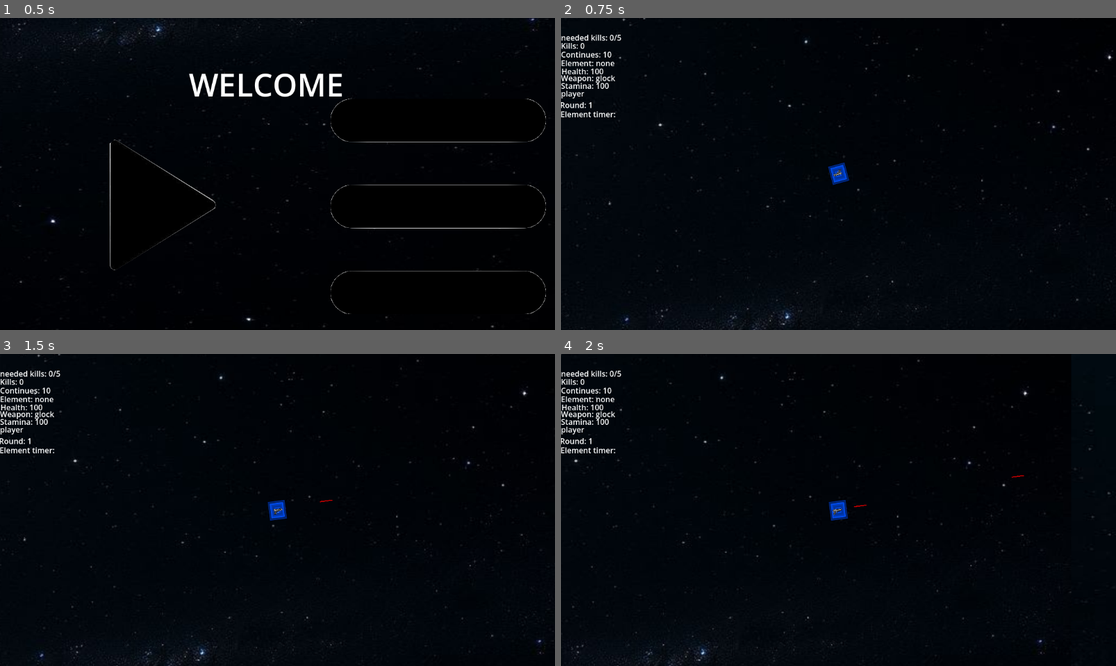
Above: before the commit, frames 1-4 (two rows, left to right).
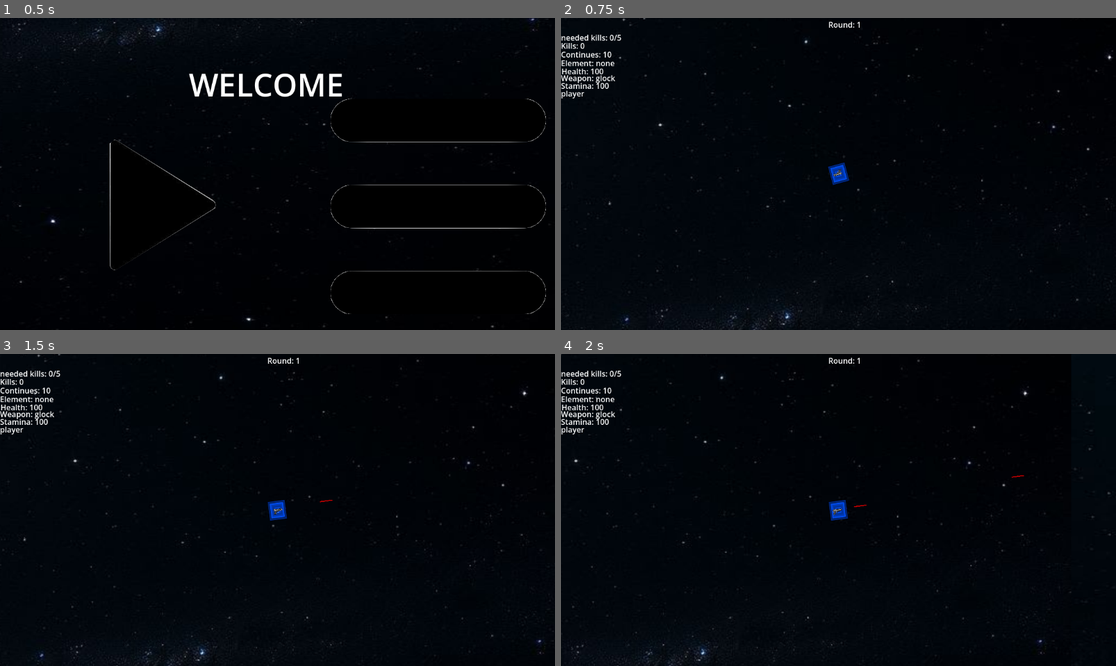
Above: after the commit, the same moments.

Repository: dreaemporer-sketch/menestrate
Game: Godot game, scene res://scenes/starting.tscn
Two runs of this game, one before a commit and one after it. Both use one fixed random seed, a clock stepped at 60 frames per second and the inputs below.
Inputs (mouse positions are in pixels of both pictures, inside the frame that each line leads up to):
- Up to frame 1 (0.5 s): no input
- Up to frame 2 (0.75 s): click (721, 205) at 0.5 s
- Up to frame 3 (1.5 s): tap Enter at 1.25 s; move the mouse to (399, 494) at 1.27 s; press the mouse at (399, 494) at 1.28 s; hold D (move_right) from 1.28 s (still down); tap Z (play) at 1.35 s
- Up to frame 4 (2 s): keep holding D (move_right)

Frame 1 is identical in both runs. In frame 2, 0.2% of the frame differs, in the area x 0-54%, y 1-32%; in frame 3, 0.2%; in frame 4, 0.2%.

Commit message:
error fix
i am working to fiz all of my errors i encountered while playing.

Diff:
--- a/project.godot
+++ b/project.godot
@@ -87,6 +87,11 @@
 "events": [Object(InputEventKey,"resource_local_to_scene":false,"resource_name":"","device":-1,"window_id":0,"alt_press …(190 unchanged characters)…
 ]
 }
+restart_round={
+"deadzone": 0.2,
+"events": [Object(InputEventKey,"resource_local_to_scene":false,"resource_name":"","device":-1,"window_id":0,"alt_pressed":false,"shift_pressed":false,"ctrl_pressed":true,"meta_pressed":false,"pressed":false,"keycode":0,"physical_keycode":82,"key_label":0,"unicode":0,"location":0,"echo":false,"script":null)
+]
+}
 
 [physics]
 
--- a/scenes/bullet1.tscn
+++ b/scenes/bullet1.tscn
@@ -1,10 +1,66 @@
 [gd_scene format=3 uid="uid://g8ddcjs8g7t5"]
 
 [ext_resource type="Script" uid="uid://dov0cphtun8d4" path="res://scripts/bullet1.gd" id="1_22742"]
-[ext_resource type="Texture2D" uid="uid://ch3d8e7ltf6im" path="res://img/Capture1.PNG" id="2_4ghaq"]
+[ext_resource type="Texture2D" uid="uid://bndavatrqm4hb" path="res://img/Capture1.PNG" id="2_4ghaq"]
+[ext_resource type="Texture2D" uid="uid://dg8rtec53pj4" path="res://img/earth_bullet.PNG" id="3_t28ld"]
+[ext_resource type="Texture2D" uid="uid://pfoll7svapme" path="res://img/fire_bullet.PNG" id="4_v7ack"]
+[ext_resource type="Texture2D" uid="uid://d1jriy6wwrrxk" path="res://img/ligtenings_bullet.PNG" id="5_4lo0j"]
+[ext_resource type="Texture2D" uid="uid://dm8mx47c8ated" path="res://img/water_bullet.PNG" id="6_kssyn"]
+[ext_resource type="Texture2D" uid="uid://d7atxm1sevr2" path="res://img/wind_bullet.PNG" id="7_m00r7"]
 
 [sub_resource type="RectangleShape2D" id="RectangleShape2D_611l0"]
 size = Vector2(26, 2)
+
+[sub_resource type="SpriteFrames" id="SpriteFrames_ocrn6"]
+animations = [{
+"frames": [{
+"duration": 1.0,
+"texture": ExtResource("2_4ghaq")
+}],
+"loop": true,
+"name": &"default",
+"speed": 5.0
+}, {
+"frames": [{
+"duration": 1.0,
+"texture": ExtResource("3_t28ld")
+}],
+"loop": true,
+"name": &"earth",
+"speed": 5.0
+}, {
+"frames": [{
+"duration": 1.0,
+"texture": ExtResource("4_v7ack")
+}],
+"loop": true,
+"name": &"fire",
+"speed": 5.0
+}, {
+"frames": [{
+"duration": 1.0,
+"texture": ExtResource("5_4lo0j")
+}],
+"loop": true,
+"name": &"lightening",
+"speed": 5.0
+}, {
+"frames": [{
+"duration": 1.0,
+"texture": ExtResource("6_kssyn")
+}],
+"loop": true,
+"name": &"water",
+"speed": 5.0
+}, {
+"frames": [{
+"duration": 1.0,
+"texture": ExtResource("7_m00r7")
+}],
+"loop": true,
+"name": &"wind",
+"speed": 5.0
+}]
 
 [node name="Bullet1" type="Area2D" unique_id=1147699032]
 script = ExtResource("1_22742")
@@ -17,4 +73,7 @@
 scale = Vector2(0.8125, 0.24999999)
 texture = ExtResource("2_4ghaq")
 
+[node name="AnimatedSprite2D" type="AnimatedSprite2D" parent="Sprite2D" unique_id=1922919676]
+sprite_frames = SubResource("SpriteFrames_ocrn6")
+
 [connection signal="body_entered" from="." to="." method="_on_body_entered"]
--- a/scenes/end_game.tscn
+++ b/scenes/end_game.tscn
@@ -2,18 +2,61 @@
 
 [ext_resource type="Texture2D" uid="uid://cu10h03td0xm1" path="res://img/683c9ad70b7e19001d962865.jpg" id="1_uwdrl"]
 [ext_resource type="Script" uid="uid://8r3213mmnqxm" path="res://scripts/eng_game.gd" id="2_0py74"]
+[ext_resource type="PackedScene" uid="uid://dvyf17t8eg1to" path="res://scenes/game.tscn" id="2_5pifh"]
+[ext_resource type="PackedScene" uid="uid://c85bqlji0jrfh" path="res://scenes/starting.tscn" id="3_0h6i1"]
 
-[node name="EndGame" type="Node2D" unique_id=1908486414]
+[node name="EndGame" type="Control" unique_id=931931208]
+layout_mode = 3
+anchors_preset = 0
+script = ExtResource("2_0py74")
+game_scene = ExtResource("2_5pifh")
+starting_scene = ExtResource("3_0h6i1")
 
 [node name="683c9Ad70b7e19001d962865" type="Sprite2D" parent="." unique_id=44098138]
 position = Vector2(5.0000005, 9.536743e-07)
 scale = Vector2(2.4853516, 1.7548829)
 texture = ExtResource("1_uwdrl")
 
-[node name="TextEdit" type="TextEdit" parent="." unique_id=2083393067]
-offset_left = 25.0
-offset_top = -3.0
-offset_right = 1125.0
-offset_bottom = 299.0
-text = "GAME OVER"
-script = ExtResource("2_0py74")
+[node name="Label" type="Label" parent="." unique_id=1595592440]
+layout_direction = 4
+layout_mode = 0
+offset_left = 374.0
+offset_top = 93.0
+offset_right = 821.0
+offset_bottom = 276.0
+theme_override_font_sizes/font_size = 65
+text = "GAME OVER
+"
+horizontal_alignment = 1
+vertical_alignment = 1
+autowrap_mode = 3
+text_overrun_behavior = 2
+uppercase = true
+max_lines_visible = 6
+
+[node name="TextEdit" type="TextEdit" parent="." unique_id=1816764770]
+layout_mode = 0
+offset_left = 488.0
+offset_top = 219.0
+offset_right = 670.0
+offset_bottom = 256.0
+text = "Better luck next time!"
+
+[node name="Button" type="Button" parent="." unique_id=1498649543]
+layout_mode = 0
+offset_left = 279.0
+offset_top = 414.0
+offset_right = 477.0
+offset_bottom = 465.0
+text = "AGAIN?"
+
+[node name="Button2" type="Button" parent="." unique_id=1747171504]
+layout_mode = 0
+offset_left = 587.0
+offset_top = 417.0
+offset_right = 785.0
+offset_bottom = 468.0
+text = "Later?"
+
+[connection signal="pressed" from="Button" to="." method="_on_button_2_pressed"]
+[connection signal="pressed" from="Button2" to="." method="_on_button_pressed"]
--- a/scenes/fireenemy.tscn
+++ b/scenes/fireenemy.tscn
@@ -4,30 +4,30 @@
 [ext_resource type="Script" uid="uid://bnf2erukyg4bp" path="res://scripts/fireenemy.gd" id="1_ys8cu"]
 
 [sub_resource type="RectangleShape2D" id="RectangleShape2D_ys8cu"]
-size = Vector2(165.01651, 154.31506)
+size = Vector2(742.5743, 694.4177)
 
 [sub_resource type="RectangleShape2D" id="RectangleShape2D_vwuwk"]
-size = Vector2(165.01651, 154.31505)
+size = Vector2(742.5743, 694.4177)
 
 [node name="Fireenemy" type="CharacterBody2D" unique_id=1527854430]
 scale = Vector2(0.101, 0.098)
 script = ExtResource("1_ys8cu")
 
 [node name="CollisionShape2D" type="CollisionShape2D" parent="." unique_id=266655401]
-position = Vector2(-1.1802899e-06, -2.4328424e-06)
+position = Vector2(-4.7211597e-06, -9.73137e-06)
 scale = Vector2(0.48, 0.529)
 shape = SubResource("RectangleShape2D_ys8cu")
 
 [node name="Area2D" type="Area2D" parent="." unique_id=1517773625]
 
 [node name="CollisionShape2D2" type="CollisionShape2D" parent="Area2D" unique_id=1579252631]
-position = Vector2(-2.3605799e-06, 0)
+position = Vector2(9.442319e-06, 9.73137e-06)
 scale = Vector2(0.48, 0.529)
 shape = SubResource("RectangleShape2D_vwuwk")
 
 [node name="sprite2d" type="Sprite2D" parent="." unique_id=1870880765]
-position = Vector2(1.9073486e-06, 0)
-scale = Vector2(0.48003298, 0.5294315)
+position = Vector2(0, -7.6293945e-06)
+scale = Vector2(2.6117573, 2.713748)
 texture = ExtResource("1_ooup1")
 
 [connection signal="body_entered" from="Area2D" to="." method="_on_area_2d_body_entered"]
--- a/scenes/hud.tscn
+++ b/scenes/hud.tscn
@@ -2,7 +2,7 @@
 
 [ext_resource type="Script" uid="uid://b8s5px61qpmw7" path="res://scripts/hud.gd" id="1_ahhtf"]
 
-[node name="Hud" type="CanvasLayer" unique_id=1767084392 node_paths=PackedStringArray("player", "panel", "time_label", "weapon_label", "element_label", "round_label", "health_label", "continue_label", "stamina_label", "kills_label")]
+[node name="Hud" type="CanvasLayer" unique_id=1767084392 node_paths=PackedStringArray("player", "panel", "time_label", "weapon_label", "element_label", "round_label", "health_label", "continue_label", "stamina_label", "kills_label", "element_timer_label")]
 script = ExtResource("1_ahhtf")
 player = NodePath("player")
 panel = NodePath("Button")
@@ -14,6 +14,7 @@
 continue_label = NodePath("continue_label")
 stamina_label = NodePath("stamina_label")
 kills_label = NodePath("kills_label")
+element_timer_label = NodePath("element_timer_label")
 
 [node name="time_label" type="Label" parent="." unique_id=131145053]
 offset_top = 29.0
@@ -34,10 +35,10 @@
 text = "element:"
 
 [node name="round_label" type="Label" parent="." unique_id=1324131143]
-offset_left = -2.0
-offset_top = 169.0
-offset_right = 45.0
-offset_bottom = 218.0
+offset_left = 555.0
+offset_top = 2.0
+offset_right = 649.0
+offset_bottom = 51.0
 text = "round
 "
 
@@ -82,7 +83,7 @@
 
 [node name="element_timer_label" type="Label" parent="." unique_id=346836455]
 offset_left = -1.0
-offset_top = 188.0
+offset_top = 173.0
 offset_right = 114.0
-offset_bottom = 211.0
+offset_bottom = 196.0
 text = "Element timer:"
--- a/scenes/orb.tscn
+++ b/scenes/orb.tscn
@@ -16,3 +16,5 @@
 position = Vector2(0, 4)
 scale = Vector2(0.31911445, 0.31964284)
 texture = ExtResource("1_ktqa0")
+
+[connection signal="body_entered" from="." to="." method="_on_body_entered"]
--- a/scenes/player.tscn
+++ b/scenes/player.tscn
@@ -1,6 +1,6 @@
 [gd_scene format=3 uid="uid://c3ivucsue8vk5"]
 
-[ext_resource type="Texture2D" uid="uid://d3yl3xo48ifif" path="res://img/document_0.png" id="1_g2els"]
+[ext_resource type="Texture2D" uid="uid://d3yl3xo48ifif" path="res://img/hero.png" id="1_g2els"]
 [ext_resource type="Script" uid="uid://c6ok8bps3ljnt" path="res://scripts/player.gd" id="1_smehm"]
 [ext_resource type="PackedScene" uid="uid://g8ddcjs8g7t5" path="res://scenes/bullet1.tscn" id="2_jej6c"]
 [ext_resource type="PackedScene" uid="uid://iy7il7yj1ywd" path="res://scenes/enemy.tscn" id="2_ur7pv"]
@@ -13,9 +13,65 @@
 [ext_resource type="Texture2D" uid="uid://ruy1ikwckp1g" path="res://img/glock.png" id="9_y4r1p"]
 [ext_resource type="Texture2D" uid="uid://b8bxpffar6f5m" path="res://img/shotgun.png" id="10_d2wvv"]
 [ext_resource type="Texture2D" uid="uid://djwm5w6ws4qak" path="res://img/machinegun.png" id="11_d2wvv"]
+[ext_resource type="Texture2D" uid="uid://ifwov35lltx6" path="res://img/earth_hero.png" id="14_fulsm"]
+[ext_resource type="Texture2D" uid="uid://b1gehrdvd7sd7" path="res://img/fire_hero.png" id="15_4r5pv"]
+[ext_resource type="Texture2D" uid="uid://chrq8gryyq05b" path="res://img/lightening_hero.png" id="16_60mlk"]
+[ext_resource type="Texture2D" uid="uid://1ogheqc0360o" path="res://img/water_hero.png" id="17_i4ail"]
+[ext_resource type="Texture2D" uid="uid://w3dnyrm8xnv1" path="res://img/wind_hero.png" id="18_a38lo"]
 
 [sub_resource type="RectangleShape2D" id="RectangleShape2D_g2els"]
 size = Vector2(37, 41)
+
+[sub_resource type="SpriteFrames" id="SpriteFrames_fulsm"]
+animations = [{
+"frames": [{
+"duration": 1.0,
+"texture": ExtResource("1_g2els")
+}],
+"loop": true,
+"name": &"Default",
+"speed": 5.0
+}, {
+"frames": [{
+"duration": 1.0,
+"texture": ExtResource("15_4r5pv")
+}],
+"loop": true,
+"name": &"Fire",
+"speed": 5.0
+}, {
+"frames": [{
+"duration": 1.0,
+"texture": ExtResource("14_fulsm")
+}],
+"loop": true,
+"name": &"earth",
+"speed": 5.0
+}, {
+"frames": [{
+"duration": 1.0,
+"texture": ExtResource("16_60mlk")
+}],
+"loop": true,
+"name": &"lightening",
+"speed": 5.0
+}, {
+"frames": [{
+"duration": 1.0,
+"texture": ExtResource("17_i4ail")
+}],
+"loop": true,
+"name": &"water",
+"speed": 5.0
+}, {
+"frames": [{
+"duration": 1.0,
+"texture": ExtResource("18_a38lo")
+}],
+"loop": true,
+"name": &"wind",
+"speed": 5.0
+}]
 
 [sub_resource type="Curve2D" id="Curve2D_f1ej7"]
 
@@ -57,6 +113,10 @@
 scale = Vector2(0.77083325, 0.8541667)
 texture = ExtResource("1_g2els")
 
+[node name="AnimatedSprite2D" type="AnimatedSprite2D" parent="player" unique_id=1775309054]
+sprite_frames = SubResource("SpriteFrames_fulsm")
+animation = &"Default"
+
 [node name="glock" type="Sprite2D" parent="." unique_id=1926005343]
 position = Vector2(1, 0)
 scale = Vector2(0.18047337, 0.17567568)
@@ -86,3 +146,28 @@
 rotation = 1.5707964
 
 [node name="Camera2D" type="Camera2D" parent="." unique_id=93362536]
+
+[node name="EarthHero" type="Sprite2D" parent="." unique_id=272652015]
+visible = false
+position = Vector2(-705, 235)
+texture = ExtResource("14_fulsm")
+
+[node name="FireHero" type="Sprite2D" parent="." unique_id=852024248]
+visible = false
+position = Vector2(-851, 81)
+texture = ExtResource("15_4r5pv")
+
+[node name="LighteningHero" type="Sprite2D" parent="." unique_id=182161742]
+visible = false
+position = Vector2(-925, 545)
+texture = ExtResource("16_60mlk")
+
+[node name="WaterHero" type="Sprite2D" parent="." unique_id=533590249]
+visible = false
+position = Vector2(-1157, 338)
+texture = ExtResource("17_i4ail")
+
+[node name="WindHero" type="Sprite2D" parent="." unique_id=668290550]
+visible = false
+position = Vector2(-469, 584)
+texture = ExtResource("18_a38lo")
--- a/scenes/settings.tscn
+++ b/scenes/settings.tscn
@@ -1,8 +1,14 @@
 [gd_scene format=3 uid="uid://btordufl0valn"]
 
 [ext_resource type="Texture2D" uid="uid://cu10h03td0xm1" path="res://img/683c9ad70b7e19001d962865.jpg" id="1_5p8wc"]
+[ext_resource type="Script" uid="uid://h76f37q18tqg" path="res://scripts/menusetting.gd" id="1_r6d6q"]
+[ext_resource type="PackedScene" uid="uid://c85bqlji0jrfh" path="res://scenes/starting.tscn" id="2_6wm04"]
 
-[node name="Settings" type="Node2D" unique_id=603256362]
+[node name="Settings" type="Control" unique_id=340138413]
+layout_mode = 3
+anchors_preset = 0
+script = ExtResource("1_r6d6q")
+starting_scene = ExtResource("2_6wm04")
 
 [node name="683c9Ad70b7e19001d962865" type="Sprite2D" parent="." unique_id=1845342237]
 position = Vector2(620, 355)
@@ -10,6 +16,7 @@
 texture = ExtResource("1_5p8wc")
 
 [node name="TextEdit" type="TextEdit" parent="." unique_id=1647113342]
+layout_mode = 0
 offset_left = 42.0
 offset_top = 21.0
 offset_right = 1092.0
@@ -20,8 +27,19 @@
 
 space or clicking is for shooting (can hold space or holding the click to shoot continuosly)
 
-R for restart
+q is to pause
 
-p is to pause
+z is to play
 
-o is to play"
+Shift R to restart the game
+
+Control R to restart the eound"
+
+[node name="Button_2" type="Button" parent="." unique_id=2104248304]
+layout_mode = 0
+offset_left = -6.0
+offset_right = 79.0
+offset_bottom = 35.0
+text = "BACK"
+
+[connection signal="pressed" from="Button_2" to="." method="_on_button_pressed"]
--- a/scenes/starting.tscn
+++ b/scenes/starting.tscn
@@ -4,7 +4,6 @@
 [ext_resource type="Script" uid="uid://j7mg4q332deu" path="res://scripts/start.gd" id="1_yq57p"]
 [ext_resource type="Texture2D" uid="uid://b0keaa8dfpig1" path="res://img/play.png" id="2_hc2nf"]
 [ext_resource type="Texture2D" uid="uid://dww5kaoycqgo5" path="res://img/images.png" id="4_oud6e"]
-[ext_resource type="Script" uid="uid://h76f37q18tqg" path="res://scripts/menusetting.gd" id="5_0cxnw"]
 
 [node name="Starting" type="Control" unique_id=543930784]
 process_mode = 3
@@ -51,7 +50,6 @@
 offset_bottom = 619.0
 icon = ExtResource("4_oud6e")
 flat = true
-script = ExtResource("5_0cxnw")
 
 [connection signal="pressed" from="Button" to="." method="_on_button_pressed"]
 [connection signal="pressed" from="Button2" to="." method="_on_button_2_pressed"]
--- a/scripts/bullet1.gd
+++ b/scripts/bullet1.gd
@@ -42,13 +42,19 @@
 	match element:
 		Constant.ELEMENT_FIRE:
 			modulate = Constant.ELEMENT_FIRE_COLOR
+			$Sprite2D/AnimatedSprite2D.play("fire")
 		Constant.ELEMENT_EARTH:
 			modulate = Constant.ELEMENT_EARTH_COLOR
+			$Sprite2D/AnimatedSprite2D.play("earth")
 		Constant. ELEMENT_WATER:
 			modulate = Constant.ELEMENT_WATER_COLOR
+			$Sprite2D/AnimatedSprite2D.play("water")
 		Constant. ELEMENT_WIND:
 			modulate = Constant.ELEMENT_WIND_COLOR
+			$Sprite2D/AnimatedSprite2D.play("wind")
 		Constant. ELEMENT_LIGHTNING:
 			modulate = Constant.ELEMENT_LIGHTNING_COLOR
+			$Sprite2D/AnimatedSprite2D.play("lightning")
 		Constant. ELEMENT_NONE:
 			modulate = Constant.ELEMENT_NONE_COLOR
+			$Sprite2D/AnimatedSprite2D.play("default")
--- a/scripts/earthenemy.gd
+++ b/scripts/earthenemy.gd
@@ -4,7 +4,7 @@
 
 func _ready():
 	speed = 220
-	health = 4
+	health = 30
 	resistance = Constant.ELEMENT_EARTH
 	enemy_type = Constant.ELEMENT_EARTH
 	super._ready()
--- a/scripts/eng_game.gd
+++ b/scripts/eng_game.gd
@@ -1,11 +1,12 @@
-extends Node
+extends Control
 
+@export var game_scene: PackedScene
+@export var starting_scene: PackedScene
 
-# Called when the node enters the scene tree for the first time.
-func _ready() -> void:
-	pass # Replace with function body.
+func _on_button_2_pressed() -> void:
+	if game_scene:
+		get_tree().change_scene_to_packed(game_scene)
 
-
-# Called every frame. 'delta' is the elapsed time since the previous frame.
-func _process(delta: float) -> void:
-	pass
+func _on_button_pressed() -> void:
+	if starting_scene:
+		get_tree().change_scene_to_packed(starting_scene)
--- a/scripts/fireenemy.gd
+++ b/scripts/fireenemy.gd
@@ -3,7 +3,7 @@
 func _ready():
 
 	speed = 100
-	health = 6
+	health = 30
 
 	resistance = Constant.ELEMENT_FIRE
 	enemy_type = Constant.ELEMENT_FIRE
--- a/scripts/hud.gd
+++ b/scripts/hud.gd
@@ -13,11 +13,13 @@
 @export var element_timer_label: Label
 
 func _process(_delta):
-	if player.current_element != Constant.ELEMENT_NONE:
-		element_timer_label.visible=true
-		element_timer_label.text = player.current_element + "+"
 	if player == null:
 		return
+	if player.current_element != Constant.ELEMENT_NONE:
+		element_timer_label.visible = true
+		element_timer_label.text = player.current_element
+	else:
+		element_timer_label.visible = false
 
 	time_label.text = "needed kills: " + str(player.enemies_killed_this_round) + "/" + str(player.enemies_to_kill)
 	weapon_label.text = "Weapon: " + player.current_weapon
@@ -30,5 +32,6 @@
 
 func _ready():
 	panel.visible = false
+	player = get_tree().get_first_node_in_group("player")
 func _on_button_pressed():
 	panel.visible = !panel.visible
--- a/scripts/lightningenemy.gd
+++ b/scripts/lightningenemy.gd
@@ -3,7 +3,7 @@
 func _ready():
 
 	speed = 220
-	health = 4
+	health = 30
 
 	resistance = Constant.ELEMENT_LIGHTNING
 	enemy_type = Constant.ELEMENT_LIGHTNING
--- a/scripts/menusetting.gd
+++ b/scripts/menusetting.gd
@@ -1,9 +1,13 @@
 extends Control
 
+@export var starting_scene : PackedScene
+
 func _on_button_pressed() -> void:
-	get_tree().change_scene_to_file("res://scenes/settings.tscn")
-	print("pressed")
+	if starting_scene:
+		get_tree().change_scene_to_packed(starting_scene)
+func _on_button_2_pressed() -> void:
+		get_tree().change_scene_to_file("res://scenes/settings.tscn")
 
 
 func _on_pressed() -> void:
-	pass # Replace with function body.
+	pass
--- a/scripts/player.gd
+++ b/scripts/player.gd
@@ -5,6 +5,11 @@
 
 # BULLET DAMAGE
 var bullet_damage = 1
+
+#animated sprite2d
+@onready var animated_sprite = $player/AnimatedSprite2D
+#play time tracker
+var total_playtime = 0.0
 
 # ENEMIES
 @export var normal_enemy_scene: PackedScene
@@ -39,6 +44,7 @@
 @export var water_boss_scene: PackedScene
 @export var lightning_boss_scene: PackedScene
 @export var earth_boss_scene: PackedScene
+
 func spawn_boss():
 	print("trying to spawn the boss", current_round)
 	var boss
@@ -60,6 +66,7 @@
 			print("earth boss initiated")
 			boss = earth_boss_scene.instantiate()
 	if boss == null:
+
 		return
 
 	enemy_spawn.progress_ratio = randf()
@@ -117,13 +124,14 @@
 
 			enemy_spawn_timer = 0
 
-	if current_element != "none":
+	if current_element != Constant.ELEMENT_NONE:
 
 		element_timer -= delta
 
 		if element_timer <= 0:
 
-			current_element = "none"
+			current_element = Constant.ELEMENT_NONE
+			$player/AnimatedSprite2D.play("Default")
 	if current_round % Constant.BOSS_ROUND_INTERVAL ==0:
 		if not boss_spawned:
 			spawn_boss()
@@ -247,28 +255,48 @@
 
 			bullet.element = current_element
 			bullet.update_bullet_colour()
-			bullet.damage = bullet_damage
+			var final_damage = bullet_damage
+			match current_element:
+				Constant.ELEMENT_FIRE:
+					final_damage +=2
+				Constant.ELEMENT_WATER:
+					final_damage +=3
+				Constant.ELEMENT_EARTH:
+					final_damage +=4
+				Constant.ELEMENT_WIND:
+					final_damage +=1
+				Constant.ELEMENT_LIGHTNING:
+					final_damage +=5
+
+			bullet.damage = final_damage
 
 	# NORMAL GUNS
 
 	else:
 		var bullet = bullet_scene.instantiate()
-
 		get_parent().add_child(bullet)
-
 		bullet.global_position = current_gun.global_position
-
-
 		bullet.direction = (
 			get_global_mouse_position()
 			- global_position
 		).normalized()
-
 		bullet.rotation = bullet.direction.angle()
-
 		bullet.element = current_element
-
-		bullet.damage = bullet_damage
+		bullet.update_bullet_colour()
+		var final_damage = bullet_damage
+		match current_element:
+			Constant.ELEMENT_FIRE:
+				final_damage +=2
+			Constant.ELEMENT_WATER:
+				final_damage +=3
+			Constant.ELEMENT_EARTH:
+				final_damage +=4
+			Constant.ELEMENT_WIND:
+				final_damage +=1
+			Constant.ELEMENT_LIGHTNING:
+				final_damage +=5
+
+		bullet.damage = final_damage
 
 
 # =========================
@@ -292,7 +320,7 @@
 	if lightning_unlocked:
 		enemies.append(lightning_enemy_scene)
 
-	if water_unlocked:
+	if wind_unlocked:
 		enemies.append(wind_enemy_scene)
 
 	if water_unlocked:
@@ -336,6 +364,20 @@
 func set_element(element):
 	current_element = element
 	element_timer = Constant.ELEMENT_DURATION
+	match element:
+		Constant.ELEMENT_NONE:
+			$player/AnimatedSprite2D.play("Default")
+		Constant.ELEMENT_EARTH:
+			$player/AnimatedSprite2D.play("earth")
+		Constant.ELEMENT_FIRE:
+			$player/AnimatedSprite2D.play("Fire")
+		Constant.ELEMENT_WATER:
+			$player/AnimatedSprite2D.play("water")
+		Constant.ELEMENT_WIND:
+			$player/AnimatedSprite2D.play("wind")
+		Constant.ELEMENT_LIGHTNING:
+			$player/AnimatedSprite2D.play("lightning")
+
 
 
 # =========================
@@ -356,7 +398,7 @@
 # =========================
 
 func die():
-	print("Continues before:", continues_left)
+
 	if continues_left > 0:
 		continues_left-=1
 		continue_game()
@@ -388,6 +430,9 @@
 	get_tree().change_scene_to_file(
 		"res://menu.tscn"
 	)
+	get_tree().change_scene_to_file(
+		"res://scenes/end_game.tscn"
+		)
 
 
 # =========================
@@ -418,14 +463,8 @@
 
 func load_game():
 
-	if FileAccess.file_exists(
-		"user://save.save"
-	):
-
-		var file = FileAccess.open(
-			"user://save.save",
-			FileAccess.READ
-		)
+	if FileAccess.file_exists("user://save.save"):
+		var file = FileAccess.open("user://save.save",FileAccess.READ)
 
 		var data = file.get_var()
 
@@ -437,7 +476,14 @@
 
 		current_weapon = data["weapon"]
 		kills = data["kills"]
+		enemies_to_kill = current_round * Constant.ENEMY_PER_ROUND
+		enemies_killed_this_round = 0
+		enemies_spawned_this_round = 0
+		boss_spawned = false
+		orb_spawned_this_round = false
+		check_weapon_unlocks()
 		update_weapon()
+
 func recoil():
 
 	var tween = get_tree().create_tween()
@@ -477,7 +523,9 @@
 	enemies_to_kill += Constant.ENEMY_PER_ROUND
 	enemies_killed_this_round =0
 	enemies_spawned_this_round= 0
-
+	boss_spawned = false
+	orb_spawned_this_round = false
+	check_weapon_unlocks()
 func check_weapon_unlocks():
 	var target_weapon = Constant.WEAPON_GLOCK
 	if current_round >= Constant.ROUND_UNLOCK_MACHINE:
@@ -487,3 +535,7 @@
 	if current_weapon != target_weapon:
 		current_weapon = target_weapon
 		update_weapon()
+
+#================
+#TIMER
+#================
--- a/scripts/restart.gd
+++ b/scripts/restart.gd
@@ -1,5 +1,8 @@
 extends Node
 
 func _process(delta):
-	if Input.is_action_just_pressed("restart"):
+	if Input.is_key_pressed(KEY_SHIFT) and Input.is_action_just_pressed("restart"):
+		DirAccess.remove_absolute("user://save.save")
+		get_tree().change_scene_to_file("res://scenes/game.tscn")
+	elif Input.is_action_just_pressed("restart_round"):
 		get_tree().reload_current_scene()
--- a/scripts/waterenemy.gd
+++ b/scripts/waterenemy.gd
@@ -3,7 +3,7 @@
 func _ready():
 
 	speed = 90
-	health = 6
+	health = 30
 
 	resistance = Constant.ELEMENT_WATER
 	enemy_type = Constant.ELEMENT_WATER
--- a/scripts/windenemy.gd
+++ b/scripts/windenemy.gd
@@ -3,7 +3,7 @@
 func _ready():
 
 	speed = 90
-	health = 6
+	health = 30
 
 	resistance = Constant.ELEMENT_WIND
 	enemy_type = Constant.ELEMENT_WIND
Binary file added: img/earth_bullet.PNG
Not shown, added: img/earth_bullet.PNG.import
Binary file added: img/earth_hero.png
Not shown, added: img/earth_hero.png.import
Binary file added: img/fire_bullet.PNG
Not shown, added: img/fire_bullet.PNG.import
Binary file added: img/fire_hero.png
Not shown, added: img/fire_hero.png.import
Renamed: img/document_0.png -> img/hero.png
Not shown, added: img/hero.png.import
Binary file added: img/lightening_hero.png
Not shown, added: img/lightening_hero.png.import
(and 10 more such lines)
